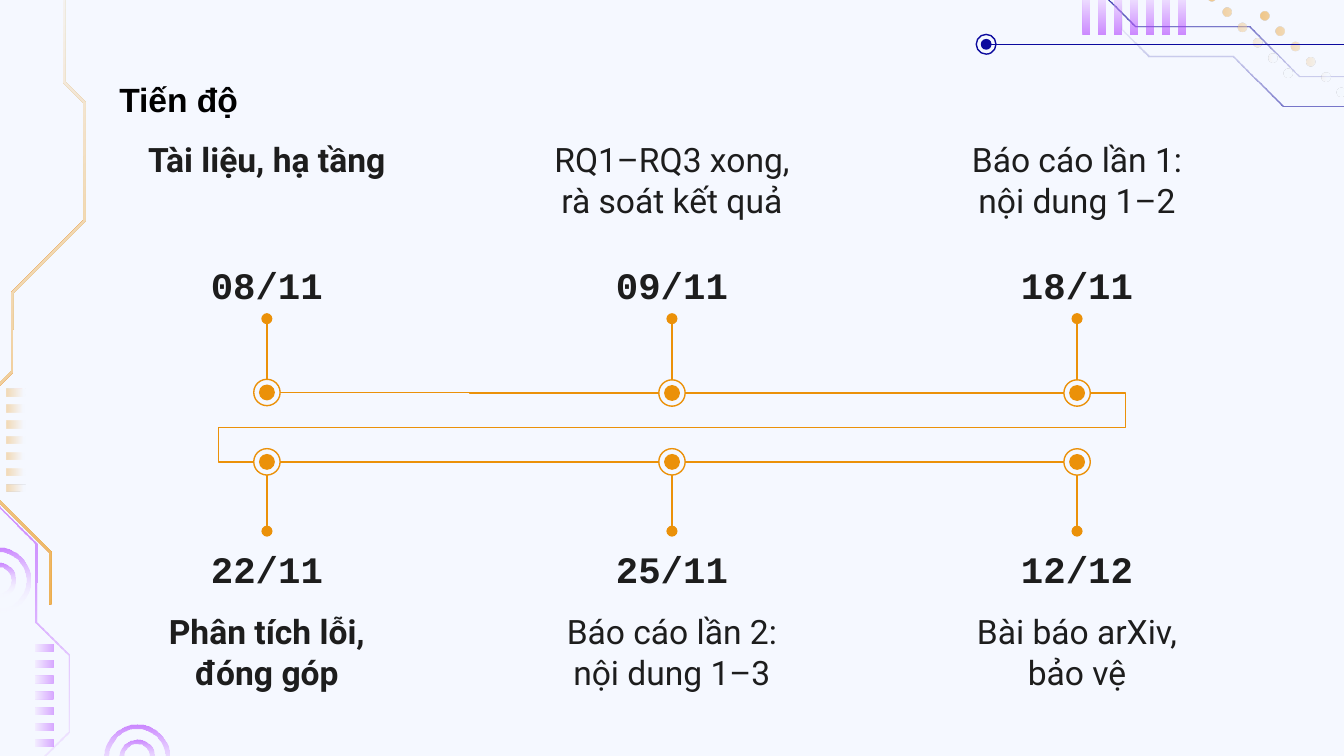
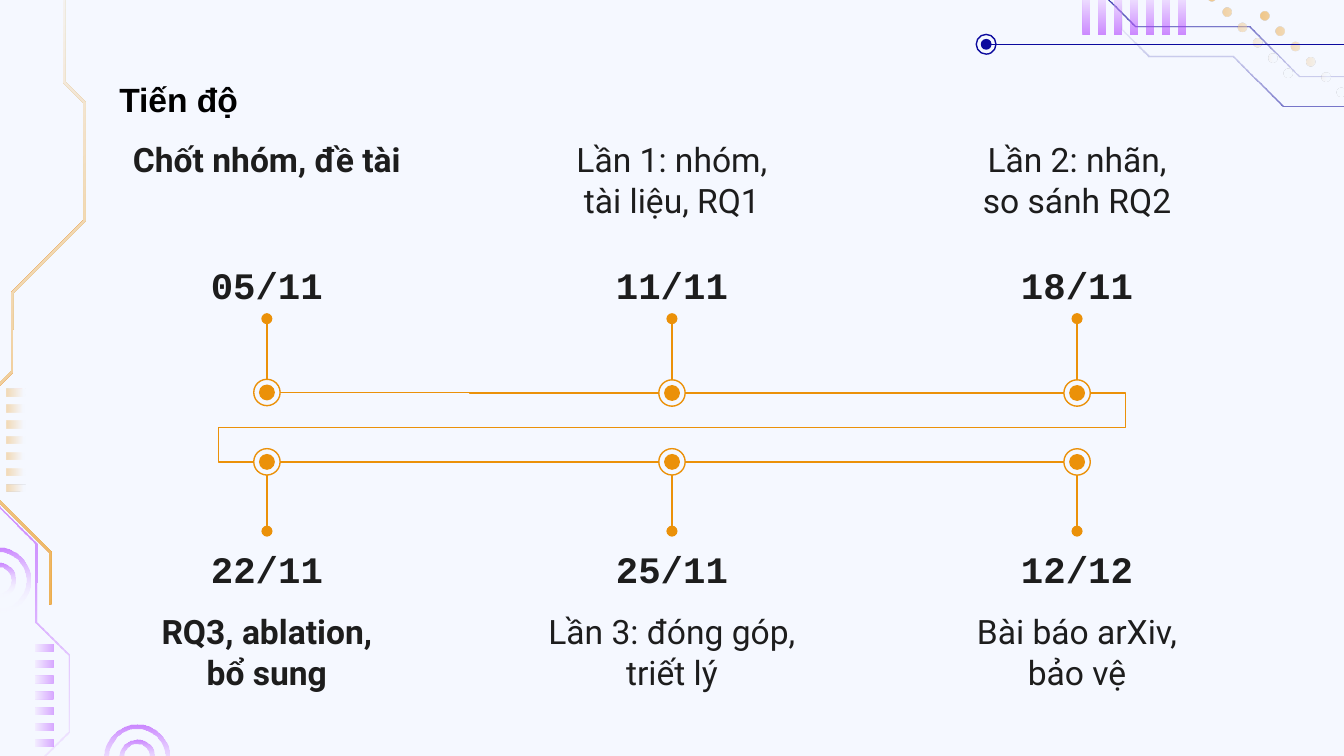
Before and after one commit to doanan293/grounded-or-guessed, a slide deck: slide 17 of docs/presentation/bao-cao-lan-2.pptx (slide 15 before the commit). Drawn at 1344x756 pixels with LibreOffice and Linux fonts; fonts in the diff are those of the drawing; background and template pictures are left out. Boxes give left, top, right and bottom in pixels: in the first picture for what was removed or moved away, otherwise in the second. Text is boxed around its words. In the diff, an @@ line names an element or a change of style, - is before the commit and + after.

Commit message:
docs: three progress reports (lần 1 11/11: group, work split by work package, AI tools, status after week 1, RQ1 only; lần 2 18-19/11: + repaired labels, main comparison; lần 3 25-26/11: + review, ablation, additions, static tools, RQ3, contributions); failure analysis moved to the final submission; decks for all three; staging tests for four versions

```diff
--- a/docs/presentation/bao-cao-lan-2.pptx
+++ b/docs/presentation/bao-cao-lan-2.pptx
@@ text at (x1=133, y1=145, x2=400, y2=178): text changed @@
-Tài liệu, hạ tầng
+Chốt nhóm, đề tài
@@ text at (x1=576, y1=144, x2=767, y2=219): text changed @@
-RQ1–RQ3 xong,
-rà soát kết quả
+Lần 1: nhóm,
+tài liệu, RQ1
@@ text at (x1=983, y1=144, x2=1171, y2=217): text changed @@
-Báo cáo lần 1:
-nội dung 1–2
+Lần 2: nhãn,
+so sánh RQ2
@@ text at (x1=211, y1=272, x2=323, y2=300): text changed @@
-08/11
+05/11
@@ text at (x1=616, y1=272, x2=728, y2=300): text changed @@
-09/11
+11/11
@@ text at (x1=162, y1=618, x2=372, y2=692): text changed @@
-Phân tích lỗi,
-đóng góp
+RQ3, ablation,
+bổ sung
@@ text at (x1=548, y1=616, x2=795, y2=692): text changed @@
-Báo cáo lần 2:
-nội dung 1–3
+Lần 3: đóng góp,
+triết lý
```
Also in this commit, not shown: 9 other slides changed, 7 slides added, 5 slides removed, 21 other files.
